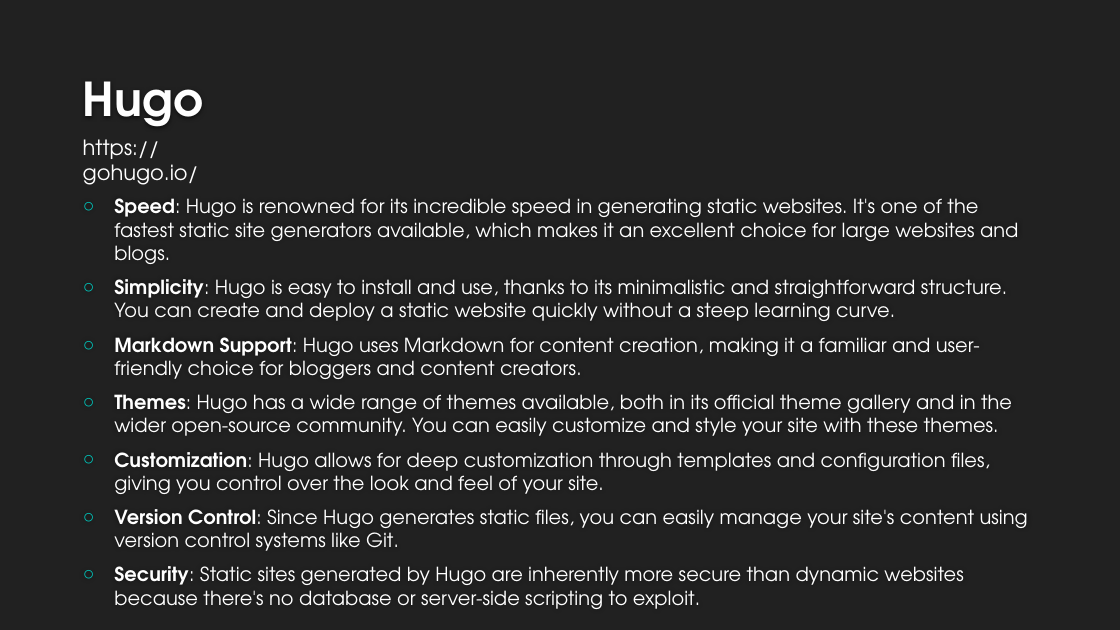
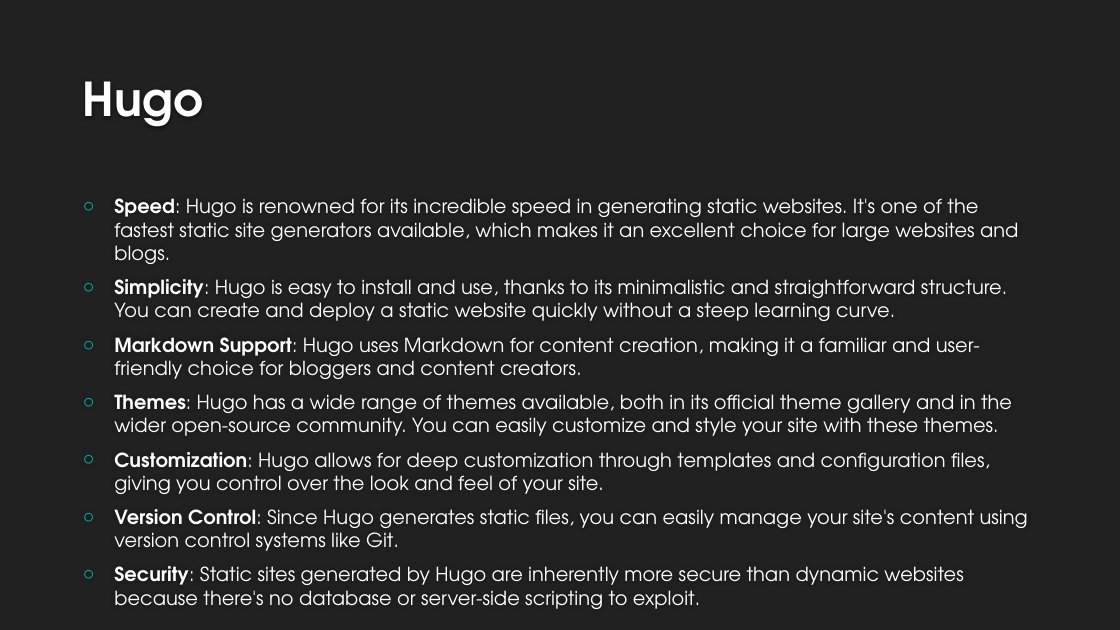
Before and after one commit to smoonlee/public-speaking-slide-decks, a slide deck: slide 8 of Getting_Started_With_Blogging/gettintg-started-with-blogging-slide-deck-v1-0.pptx. Drawn at 1120x630 pixels with LibreOffice and Linux fonts; fonts in the diff are those of the drawing; background and template pictures are left out. Boxes give left, top, right and bottom in pixels: in the first picture for what was removed or moved away, otherwise in the second. Text is boxed around its words. In the diff, an @@ line names an element or a change of style, - is before the commit and + after.

```diff
--- a/Getting_Started_With_Blogging/gettintg-started-with-blogging-slide-deck-v1-0.pptx
+++ b/Getting_Started_With_Blogging/gettintg-started-with-blogging-slide-deck-v1-0.pptx
@@ text removed at [83, 139, 199, 185] @@
-https://gohugo.io/
```
Also in this commit, not shown: 5 other slides changed, 2 other files.
